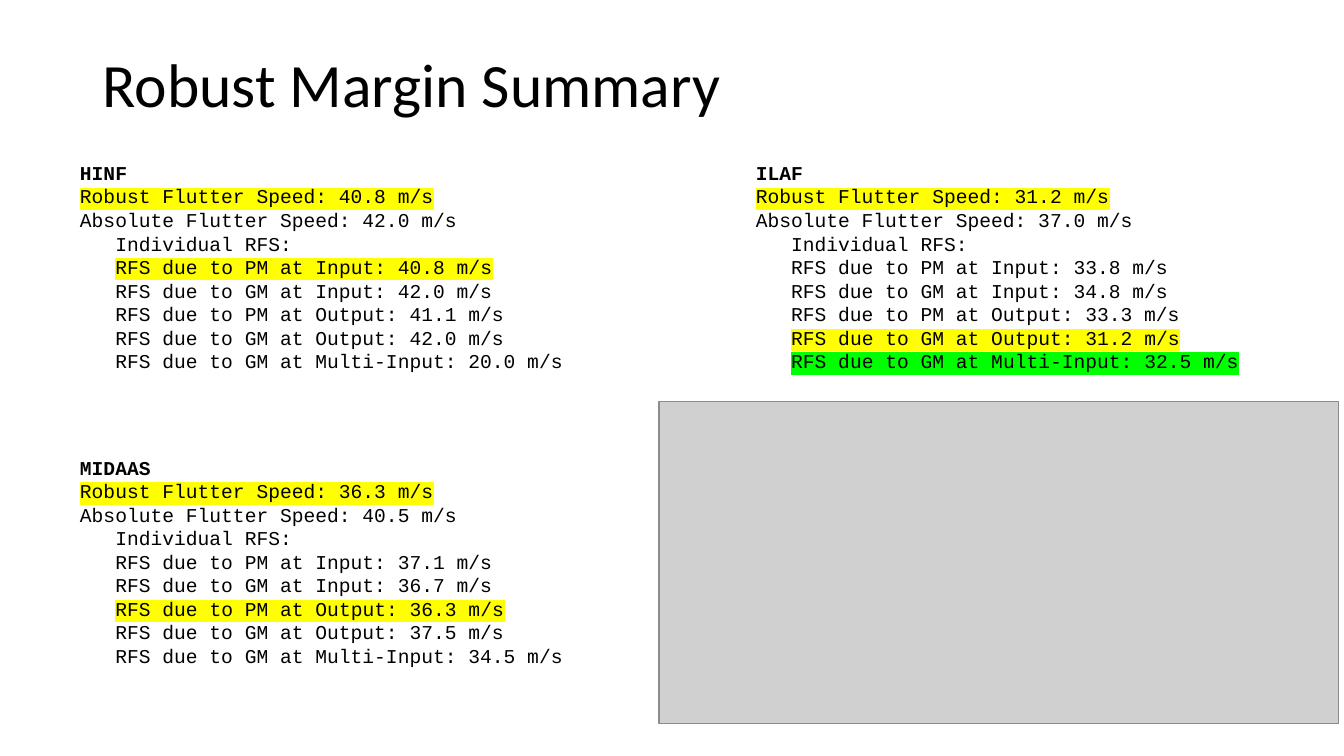
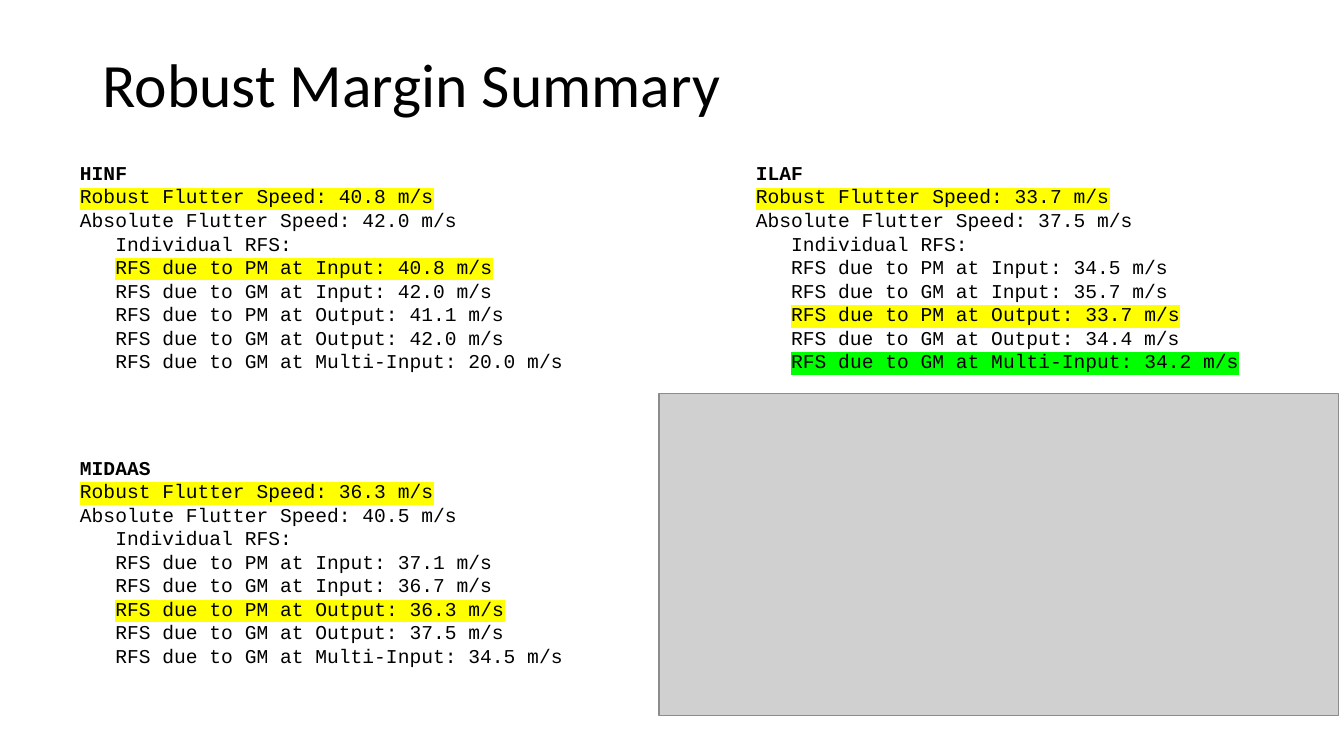
Before and after one commit to padmassun/mAEWing1, a slide deck: slide 7 of Software/Geri_Model_Package/Robustness/RobustnessAnalysis_02142019.pptx. Drawn at 1344x756 pixels with LibreOffice and Linux fonts; fonts in the diff are those of the drawing; grey boxes stand for pictures. Boxes give left, top, right and bottom in pixels: in the first picture for what was removed or moved away, otherwise in the second. Text is boxed around its words. In the diff, an @@ line names an element or a change of style, - is before the commit and + after.

```diff
--- a/Software/Geri_Model_Package/Robustness/RobustnessAnalysis_02142019.pptx
+++ b/Software/Geri_Model_Package/Robustness/RobustnessAnalysis_02142019.pptx
@@ text at [756, 190, 1132, 231]: text changed @@
-Robust Flutter Speed: 31.2 m/s
-Absolute Flutter Speed: 37.0 m/s
+Robust Flutter Speed: 33.7 m/s
+Absolute Flutter Speed: 37.5 m/s
@@ text at [791, 260, 1238, 372]: text changed @@
-RFS due to PM at Input: 33.8 m/s
-RFS due to GM at Input: 34.8 m/s
-RFS due to PM at Output: 33.3 m/s
-RFS due to GM at Output: 31.2 m/s
-RFS due to GM at Multi-Input: 32.5 m/s
+RFS due to PM at Input: 34.5 m/s
+RFS due to GM at Input: 35.7 m/s
+RFS due to PM at Output: 33.7 m/s
+RFS due to GM at Output: 34.4 m/s
+RFS due to GM at Multi-Input: 34.2 m/s
@@ picture: place and size @@
-picture at [659, 401, 1339, 723]
+picture at [659, 394, 1339, 716]
```
Also in this commit, not shown: 3 other slides changed, 2 other files.
